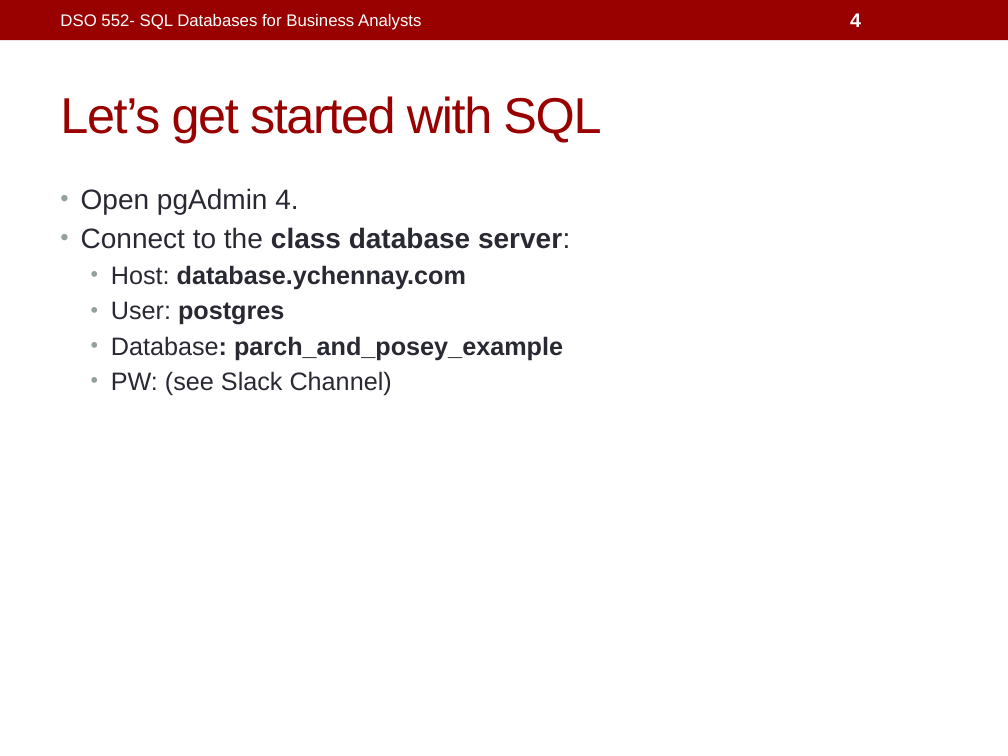
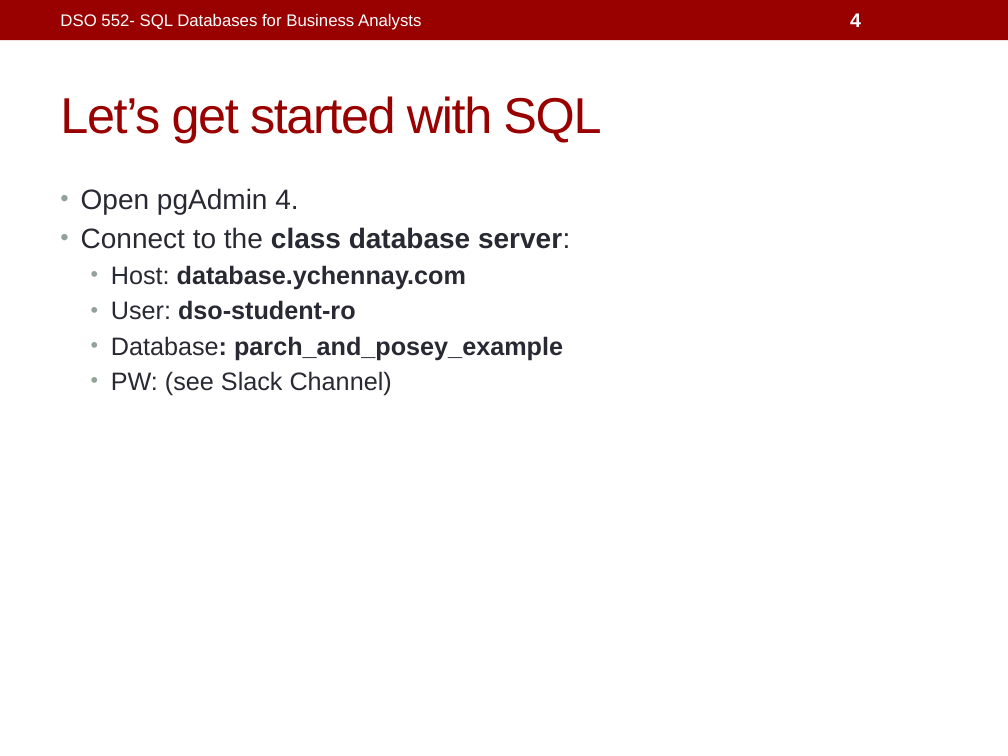
Before and after one commit to rishi7s/SQL, a slide deck: slide 4 of Week 1/slides/Week 01.pptx. Drawn at 1008x756 pixels with LibreOffice and Linux fonts; fonts in the diff are those of the drawing. Boxes give left, top, right and bottom in pixels: in the first picture for what was removed or moved away, otherwise in the second. Text is boxed around its words. In the diff, an @@ line names an element or a change of style, - is before the commit and + after.

Commit message:
add week 1 slides

```diff
--- a/Week 1/slides/Week 01.pptx
+++ b/Week 1/slides/Week 01.pptx
@@ text at [111,300,356,320]: text changed @@
-  • User: postgres
+  • User: dso-student-ro
```
